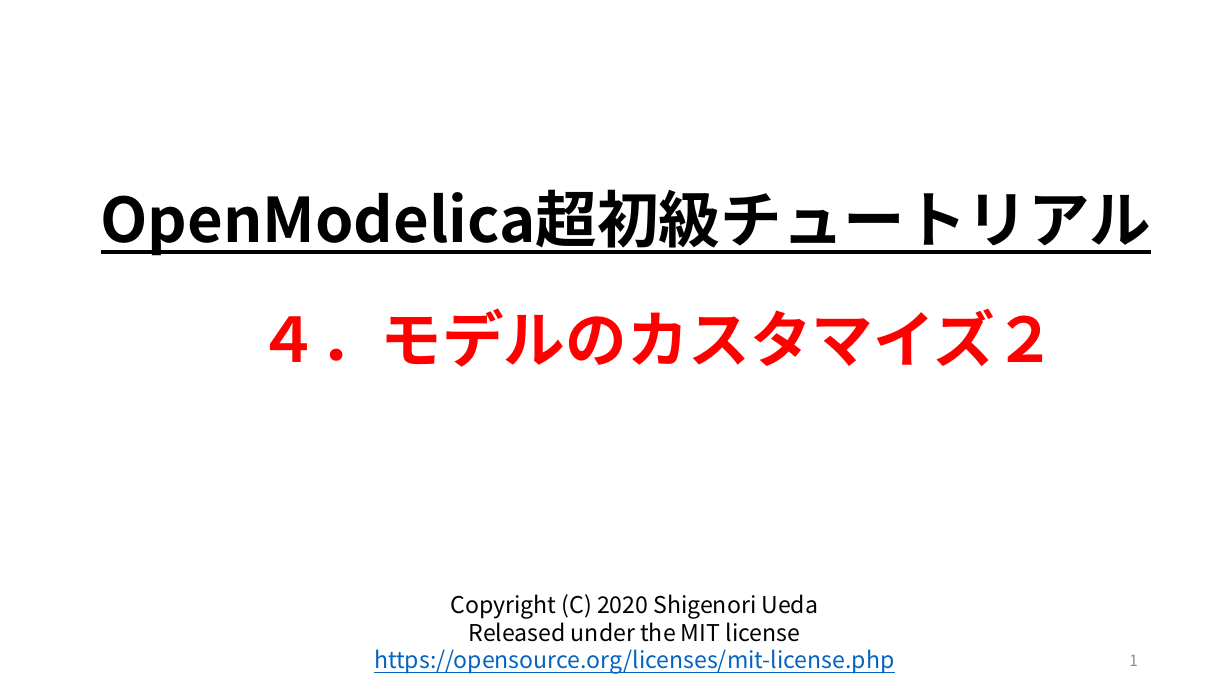
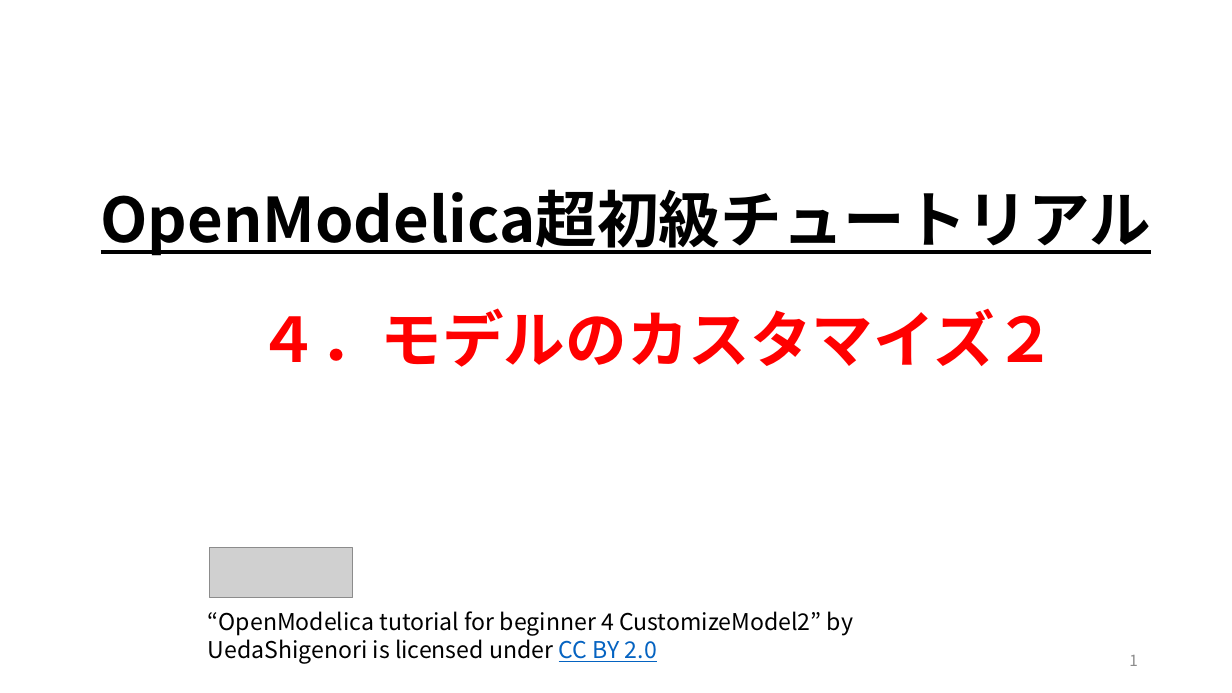
Before and after one commit to UedaShigenori/OpenModelica_Tutorials_Ja, a slide deck: slide 1 of 4_CustomizeModel2_ParallelSprings/OpenModelica_Tutorials_4.pptx. Drawn at 1232x693 pixels with LibreOffice and Linux fonts; fonts in the diff are those of the drawing; grey boxes stand for pictures. Boxes give left, top, right and bottom in pixels: in the first picture for what was removed or moved away, otherwise in the second. Text is boxed around its words. In the diff, an @@ line names an element or a change of style, - is before the commit and + after.

```diff
--- a/4_CustomizeModel2_ParallelSprings/OpenModelica_Tutorials_4.pptx
+++ b/4_CustomizeModel2_ParallelSprings/OpenModelica_Tutorials_4.pptx
@@ picture added at (210,548,353,598) @@
@@ text removed at (374,594,894,674) @@
-Copyright (C) 2020 Shigenori Ueda
-Released under the MIT license
-https://opensource.org/licenses/mit-license.php
@@ text added at (208,611,853,664), 18 pt, text #000000 @@
+“OpenModelica tutorial for beginner 4 CustomizeModel2” by UedaShigenori is licensed under CC BY 2.0
```
Also in this commit, not shown: 18 other files.
